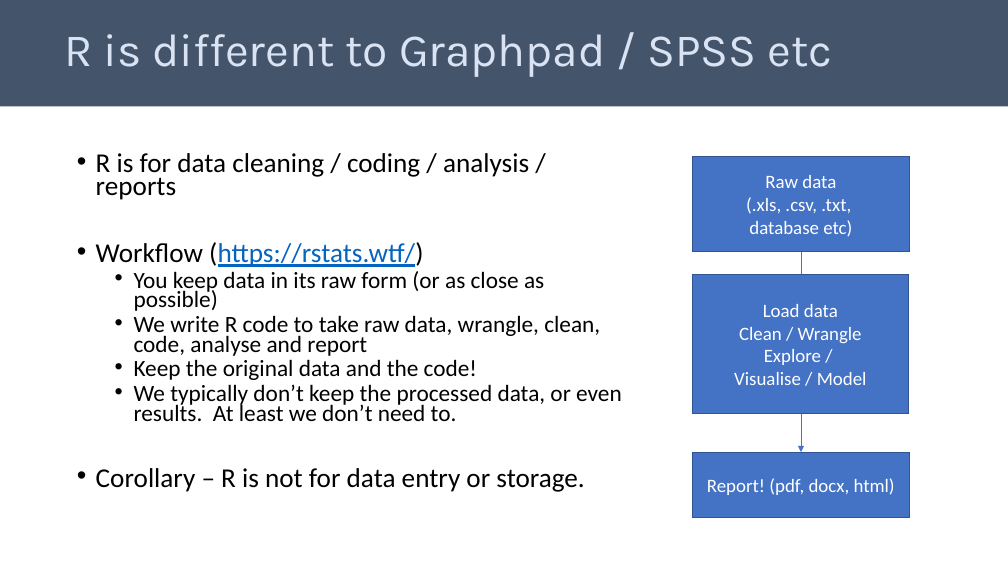
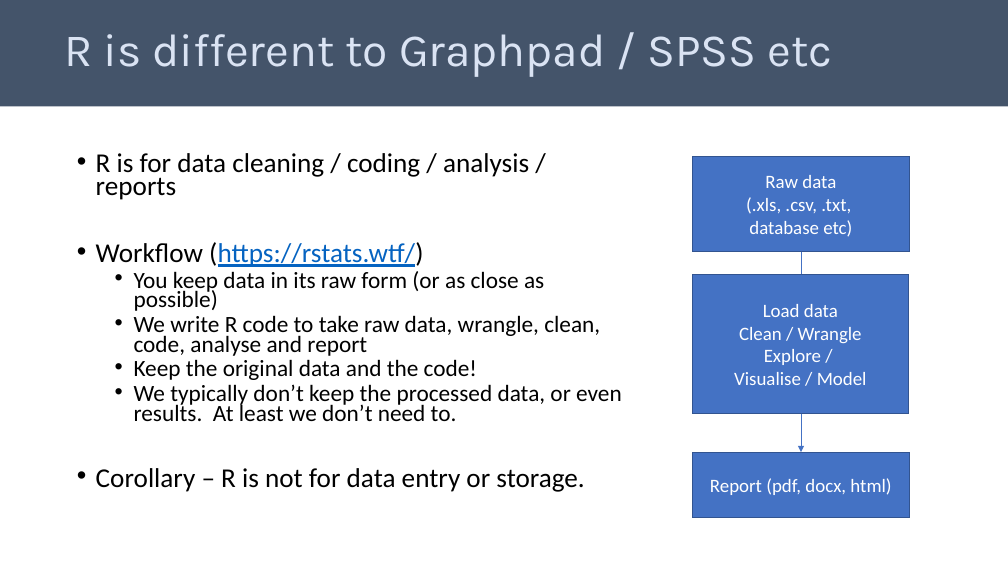
Before and after one commit to telatin/R_for_Statistics, a slide deck: slide 8 of docs/day1.pptx. Drawn at 1008x567 pixels with LibreOffice and Linux fonts; fonts in the diff are those of the drawing. Boxes give left, top, right and bottom in pixels: in the first picture for what was removed or moved away, otherwise in the second. Text is boxed around its words. In the diff, an @@ line names an element or a change of style, - is before the commit and + after.

```diff
--- a/docs/day1.pptx
+++ b/docs/day1.pptx
@@ text in rectangle at [710,478,891,495]: text changed @@
-Report! (pdf, docx, html)
+Report (pdf, docx, html)
```
Also in this commit, not shown: 9 other slides changed, 1 slide added, 1 other file.
